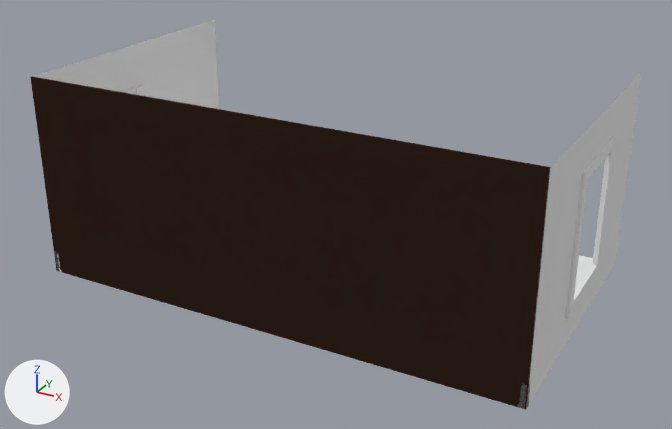
The Blender file Assets/models/floor_2/bedroom_n_center/bedroom_n_center.blend as it was, and as the next commit left it.
Before and after are seen from a 50 mm camera at (18.2, -33.4, 19.3) aimed at (0.2, -0.7, 2.9). The lights are fixed; the arrows at lower left show +X, +Y and +Z.

Objects in the first picture: 'floorboard_e.002', 'wall_e', 'wall_n', 'wall_s', 'window_frame'.
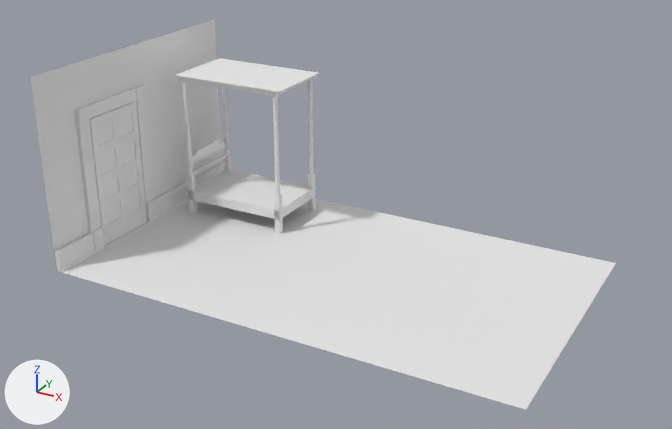
Commit message: bedroom_n_c: beginnings of bed

The change, as a diff of the scene's bpy script:
```diff
--- a/Assets/models/floor_2/bedroom_n_center/bedroom_n_center.blend.py
+++ b/Assets/models/floor_2/bedroom_n_center/bedroom_n_center.blend.py
@@ me_cylinder @@
+me_cylinder.from_pydata(...)  # 64 vertices, 32 faces; spans x 17.54..19.13, y -12.46..-10.87, z -1.0..1.0
+me_cylinder.materials.append(mat_wood_trim)  # its picture is missing
@@ me_mesh @@
+me_mesh.from_pydata(...)  # 226 vertices, 321 faces; spans x 0.0..0.11, y -1.57..1.19, z -0.24..0.97
@@ me_cube_017 @@
+me_cube_017.from_pydata(...)  # a box spanning x -1.0..1.0, y -1.0..1.0, z -1.0..1.0
+me_cube_017.materials.append(mat_wood_trim)  # its picture is missing
@@ me_cube_019 @@
+me_cube_019.from_pydata([(-1.0, -1.0, -1.0), (-1.0, 1.0, -1.0), (1.0, 1.0, -1.0), (1.0, -1.0, -1.0), (-1.09, -1.09, 1.0), (-1.09, 1.09, 1.0), (1.09, 1.09, 1.0), (1.09, -1.09, 1.0)], [], [(4, 5, 1, 0), (5, 6, 2, 1), (6, 7, 3, 2), (7, 4, 0, 3), (0, 1, 2, 3), (7, 6, 5, 4)])
+me_cube_019.materials.append(mat_wood_trim)  # its picture is missing
@@ me_cube_018 @@
+me_cube_018.from_pydata(...)  # a box spanning x 17.3..19.3, y -12.7..-10.7, z -1.0..1.0; a box spanning x -19.3..-17.3, y -12.7..-10.7, z -1.0..1.0; a box spanning x 17.3..19.3, y 10.7..12.7, z -1.0..1.0; a box spanning x -19.3..-17.3, y 10.7..12.7, z -1.0..1.0
+me_cube_018.materials.append(mat_wood_trim)  # its picture is missing
@@ ob_wall_e @@
 ob_wall_e.scale = (11.0, 0.05, 4.5)
+ob_wall_e.hide_set(True)  # its collection is switched off
@@ ob_floorboard_e_002 @@
 ob_floorboard_e_002.scale = (0.1, 6.5, 0.5)
+ob_floorboard_e_002.hide_set(True)  # its collection is switched off
@@ ob_window_frame @@
 ob_window_frame.scale = (0.1, 1.75, 2.5)
+ob_window_frame.hide_set(True)  # its collection is switched off
@@ ob_wall_n @@
 ob_wall_n.scale = (11.0, 6.5, 4.5)
+ob_wall_n.hide_set(True)  # its collection is switched off
@@ ob_cylinder @@
+ob_cylinder = bpy.data.objects.new('Cylinder', me_cylinder)
+ob_cylinder.location = (-7.0, 3.5, 4.5)
+ob_cylinder.scale = (0.142, 0.138, 2.5)
+_m = ob_cylinder.modifiers.new('Mirror', 'MIRROR')
+_m.use_axis = (True, True, False)
@@ ob_beziercurve @@
+ob_beziercurve = bpy.data.objects.new('BezierCurve', me_mesh)
+ob_beziercurve.location = (-9.69, 4.35, 2.72)
+ob_beziercurve.scale = (0.644, 0.545, 0.452)
@@ ob_beziercurve_001 @@
+ob_beziercurve_001 = bpy.data.objects.new('BezierCurve.001', me_mesh.copy())
+ob_beziercurve_001.location = (-9.62, 2.64, 2.72)
+ob_beziercurve_001.rotation_euler = (0.0, 0.0, 3.142)  # degrees (0, 0, 180)
+ob_beziercurve_001.scale = (0.644, 0.545, 0.452)
@@ ob_base @@
+ob_base = bpy.data.objects.new('base', me_cube_017)
+ob_base.location = (-7.0, 3.5, 1.0)
+ob_base.scale = (2.75, 1.75, 0.25)
@@ ob_canopy @@
+ob_canopy = bpy.data.objects.new('canopy', me_cube_019)
+ob_canopy.location = (-7.0, 3.5, 7.14)
+ob_canopy.scale = (2.75, 1.75, 0.15)
@@ ob_legs @@
+ob_legs = bpy.data.objects.new('legs', me_cube_018)
+ob_legs.location = (-7.0, 3.5, 1.0)
+ob_legs.scale = (0.142, 0.138, 1.0)
@@ ob_main_door_jam_e @@
+ob_main_door_jam_e = bpy.data.objects.new('main_door_jam_e', me_cube_021)
+ob_main_door_jam_e.location = (-10.91, -3.62, 3.25)
+ob_main_door_jam_e.scale = (0.05, 0.1, 3.2)
```

Changed parts and their boxes (x1, y1, x2, y2) in the pictures (672 x 429 px):
'wall_e', hidden (black): before (30, 77, 550, 410)
'wall_n', hidden: before (526, 72, 642, 409)
'base', added: after (188, 170, 315, 220)
'canopy', added: after (175, 58, 319, 97)
'window_frame', hidden: before (565, 137, 615, 319)
'Cylinder', added: after (182, 80, 313, 196)
'legs', added: after (187, 156, 315, 234)
'main_door_jam_e', added: after (88, 119, 102, 228)
'BezierCurve.001', added: after (192, 145, 209, 164)
'BezierCurve', added: after (208, 139, 225, 155)
'floorboard_e.002', hidden: before (517, 384, 527, 409)
'floor', unchanged, uncovered by the edit: before (575, 255, 593, 290); after (62, 199, 616, 410)
'door_main', unchanged, uncovered by the edit: after (90, 101, 146, 246)
'doorway_south', unchanged, uncovered by the edit: before (122, 85, 145, 96); after (74, 85, 157, 253)
'floorboard_e.003', unchanged, uncovered by the edit: before (55, 251, 61, 272); after (55, 162, 224, 272)
